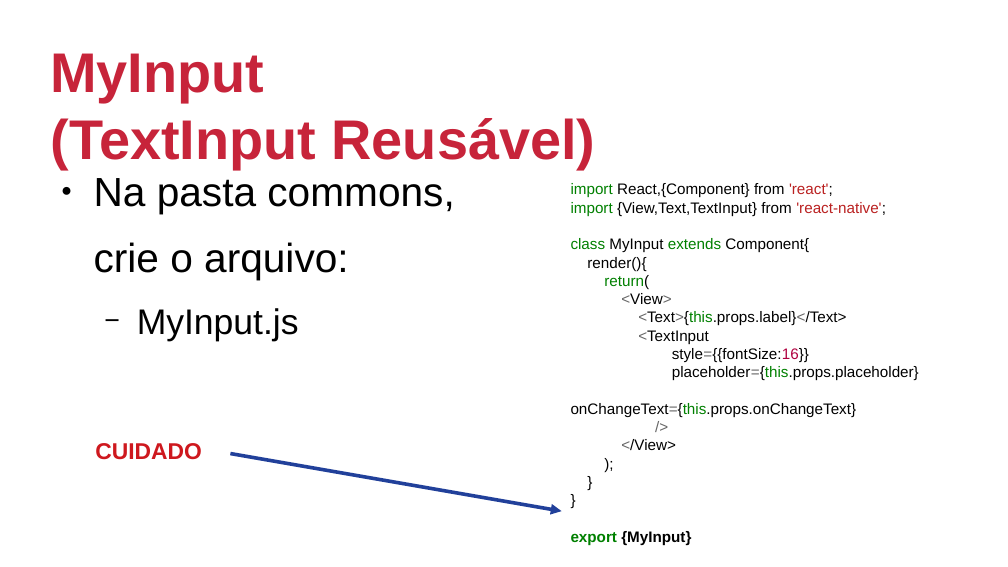
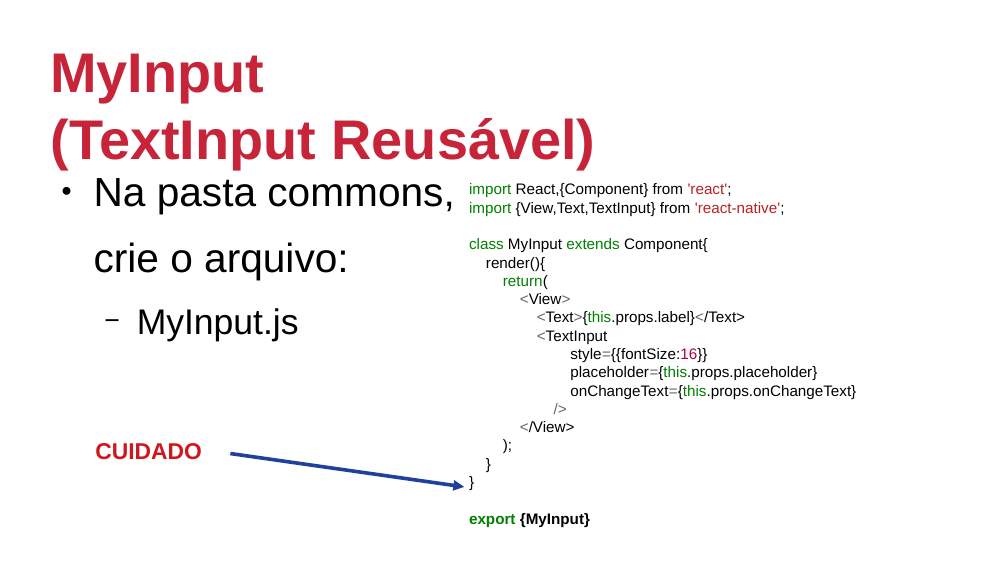
Before and after one commit to jeffersoncarvalho/PIDM-2019_2, a slide deck: slide 18 of SLIDES/parte2/aula05.odp (slide 19 before the commit). Drawn at 1008x567 pixels with LibreOffice and Linux fonts; fonts in the diff are those of the drawing; background and template pictures are left out. Boxes give left, top, right and bottom in pixels: in the first picture for what was removed or moved away, otherwise in the second. Text is boxed around its words. In the diff, an @@ line names an element or a change of style, - is before the commit and + after.

```diff
--- a/SLIDES/parte2/aula05.odp
+++ b/SLIDES/parte2/aula05.odp
@@ text "import React,{Component} from 'react';" rewrapped from [571,183,919,450] to [469,183,856,527] @@
@@ arrow moved from (231, 454) - (562, 511) to (231, 454) - (465, 488) @@
```
Also in this commit, not shown: 9 other slides changed, 14 slides added, 14 slides removed, 9 other files.
